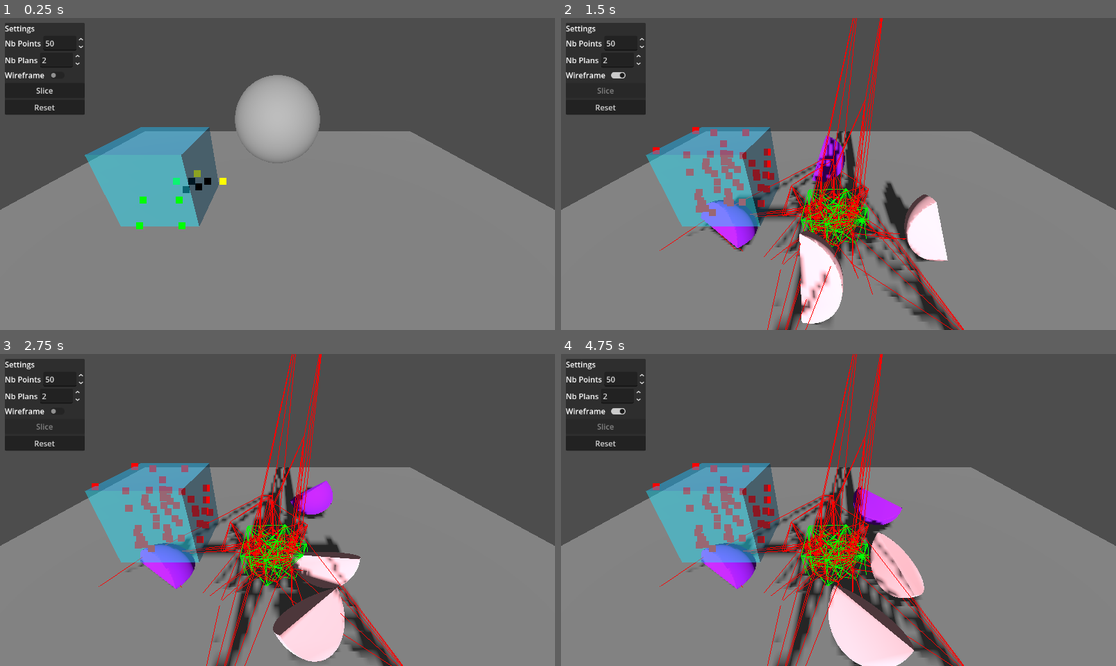
Above: before the commit, frames 1-4 (two rows, left to right).
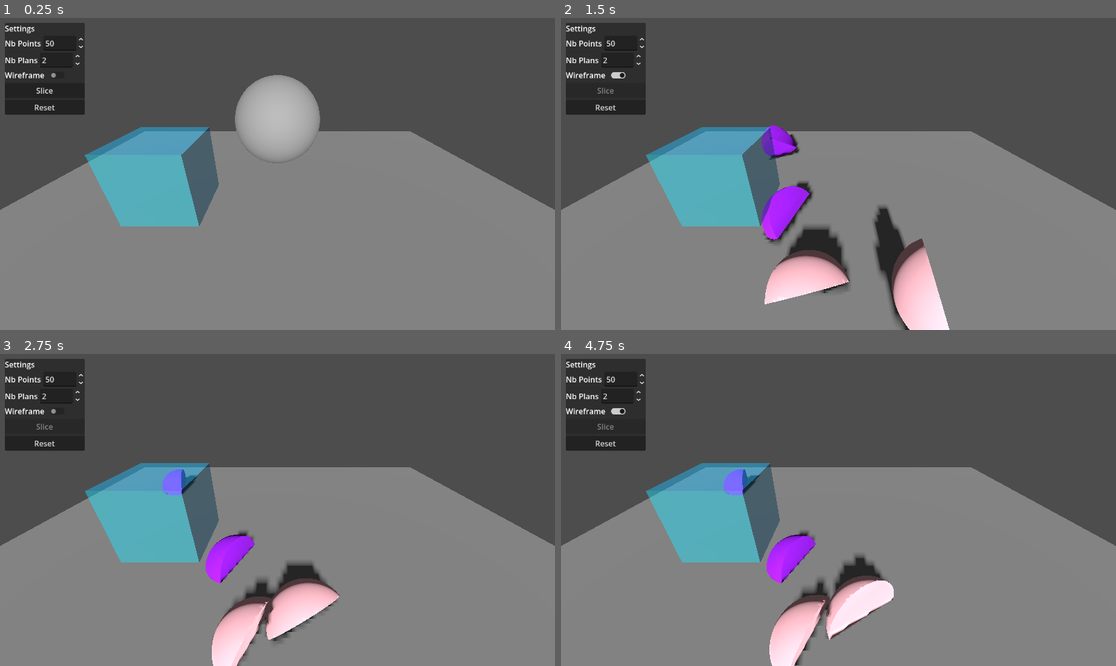
Above: after the commit, the same moments.

Repository: Rashnain/TER-2026
Game: Godot game, scene res://scenes/test.tscn
Two runs of this game, one before a commit and one after it. Both use one fixed random seed, a clock stepped at 60 frames per second and the inputs below.
Inputs (mouse positions are in pixels of both pictures, inside the frame that each line leads up to):
- Up to frame 1 (0.25 s): no input
- Up to frame 2 (1.5 s): click "Slice" at 0.5 s; click (616, 74) at 1.25 s
- Up to frame 3 (2.75 s): click (55, 410) at 2 s
- Up to frame 4 (4.75 s): click (616, 410) at 2.75 s

The runs differ from the first frame. In frame 1, 0.3% of the frame differs, in the area x 24-41%, y 48-68%; in frame 2, 15%, in the area x 16-73%, y 0-100%; in frame 3, 14%; in frame 4, 15%.

Commit message:
ajout d'une opti et d'une force à la fracture

Diff:
--- a/projet/ter/scripts/slicer.gd
+++ b/projet/ter/scripts/slicer.gd
@@ -34,6 +34,7 @@
 	var p1 = points[0]
 	var p2 = points[1]
 	var plane_normal = (p1 - p2).normalized()	#on trouve la normale au plan
+	plane_normal = (plane_normal + Vector3(randf_range(-0.1, 0.1), randf_range(-0.1, 0.1), randf_range(-0.1, 0.1))).normalized() #on rajoute un peu d'aléatoire
 	var plane_point = (p1 + p2) / 2.0 #on trouve le centre du plan (sinon par defaut c'est l'origine du monde)
 	var plane = Plane(plane_normal, plane_point)
 
@@ -79,8 +80,8 @@
 	var velocity = parent_body.linear_velocity if parent_body is RigidBody3D else Vector3.ZERO
 	var trans = mesh_instance.global_transform
 
-	var mi3d_left = create_piece(mesh_left, trans, velocity, plane.normal * 0.005, true)
-	var mi3d_right = create_piece(mesh_right, trans, velocity, -plane.normal * 0.005, false)
+	var mi3d_left = create_piece(mesh_left, trans, velocity, plane.normal * 0.005, true, plane_point)
+	var mi3d_right = create_piece(mesh_right, trans, velocity, -plane.normal * 0.005, false, plane_point)
 
 	parent_body.queue_free()
 
@@ -136,7 +137,7 @@
 		st.add_vertex(poly[i])
 		st.add_vertex(poly[i+1])
 
-func create_piece(m: Mesh, t: Transform3D, velocity: Vector3, offset: Vector3, is_left: bool) -> MeshInstance3D:
+func create_piece(m: Mesh, t: Transform3D, velocity: Vector3, offset: Vector3, is_left: bool,impact_point: Vector3 = Vector3.ZERO) -> MeshInstance3D:
 	if m.get_surface_count() == 0 or m.get_aabb().size.length() < 0.01:
 		return null
 
@@ -146,6 +147,10 @@
 
 	new_mesh_inst.mesh = m
 	new_shape.shape = m.create_convex_shape()
+
+	var mesh_size = m.get_aabb().size	#si le morceau est plus petit que 5cm, on crée passs
+	if mesh_size.length() < 0.1:
+		return null
 
 	var mat := StandardMaterial3D.new()
 	# Correction Aliasing : textures et ombres
@@ -158,6 +163,14 @@
 	new_body.add_child(new_shape)
 
 	pieces_node.add_child(new_body)
+	new_body.global_transform = t
+	new_body.global_translate(offset)
+	new_body.linear_velocity = velocity
+	if impact_point != Vector3.ZERO:
+		var push_direction = offset.normalized()
+		var force = 2000.0
+		new_body.apply_impulse(push_direction * force)
+
 	new_body.global_transform = t
 	new_body.global_translate(offset)
 	new_body.linear_velocity = velocity
@@ -216,13 +229,13 @@
 	var clip_polygon_triangle := [Vector2(0.4, 0.4), Vector2(0.4, 0.0), Vector2(0.8, 0.2)]
 	var polygon_square := [Vector2(0, 0), Vector2(0.67, 0), Vector2(0.67, 0.67), Vector2(0, 0.67)]
 	var clip_square := [Vector2(0.33, 0.33), Vector2(1, 0.33), Vector2(1, 1), Vector2(0.33, 1)]
-	show_points_2d(polygon_crescent, Color.GREEN)
-	show_points_2d(clip_polygon_triangle, Color.YELLOW)
+	#show_points_2d(polygon_crescent, Color.GREEN)
+	#show_points_2d(clip_polygon_triangle, Color.YELLOW)
 	var res := ClipPolygon.clip_polygon_2d(polygon_crescent, clip_polygon_triangle)
 	#show_points_2d(polygon_square, Color.GREEN)
 	#show_points_2d(clip_square, Color.YELLOW)
 	#var res := ClipPolygon.clip_polygon_2d(polygon_square, clip_square)
-	show_points_2d(res, Color.BLACK)
+	#show_points_2d(res, Color.BLACK)
 
 func _on_slice_button_pressed():
 	clean_pieces()
@@ -233,8 +246,8 @@
 	aabb_node.mesh.size = aabb.size
 	var voronoi_points: PackedVector3Array = []
 	sample_aabb(voronoi_points, nb_points)
-	show_points(voronoi_points)
-	show_tetrahedralization(voronoi_points)
+	#show_points(voronoi_points)
+	#show_tetrahedralization(voronoi_points)
 	slice_object(original_mesh_instance, voronoi_points, depth)
 	slice_button.disabled = true
 
